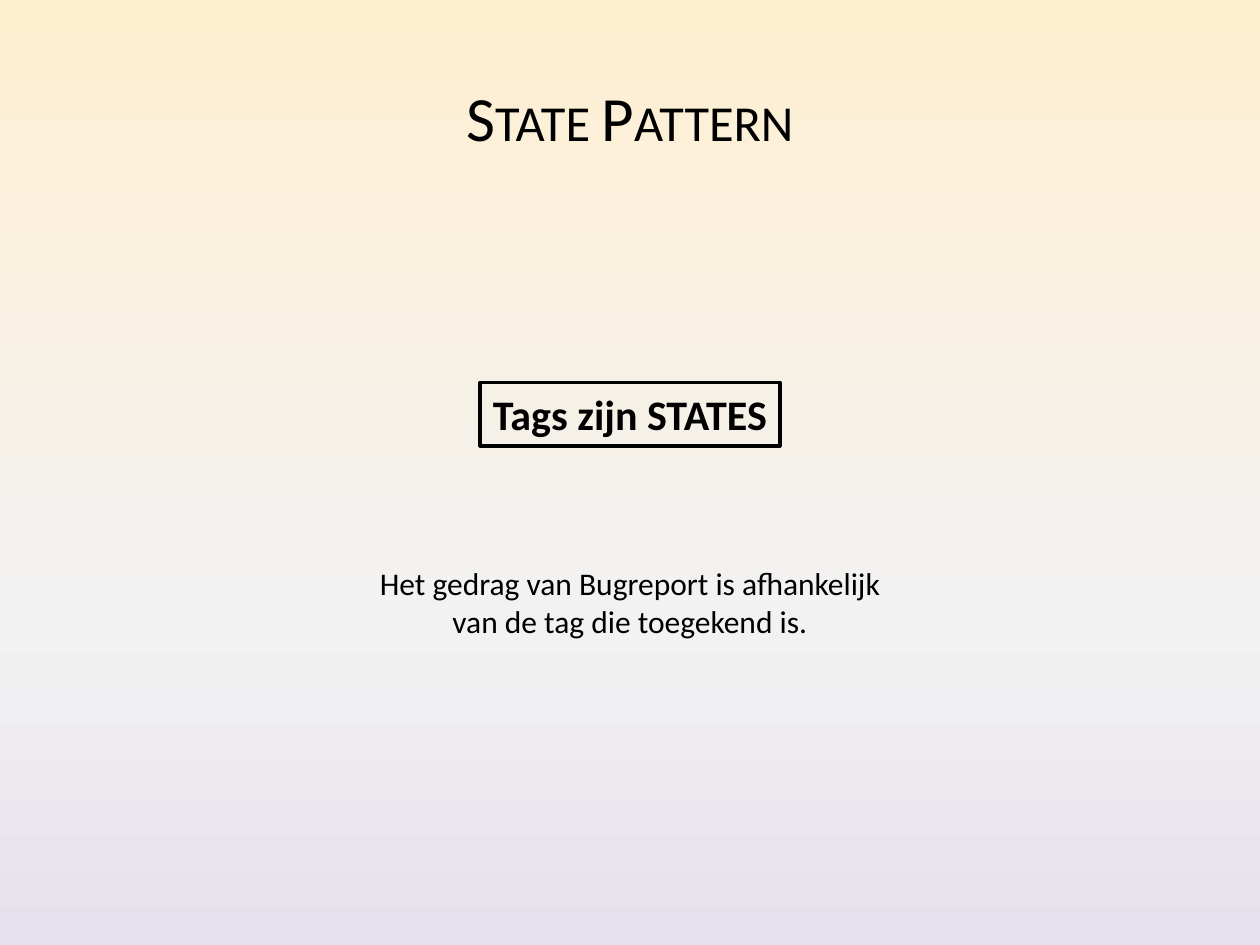
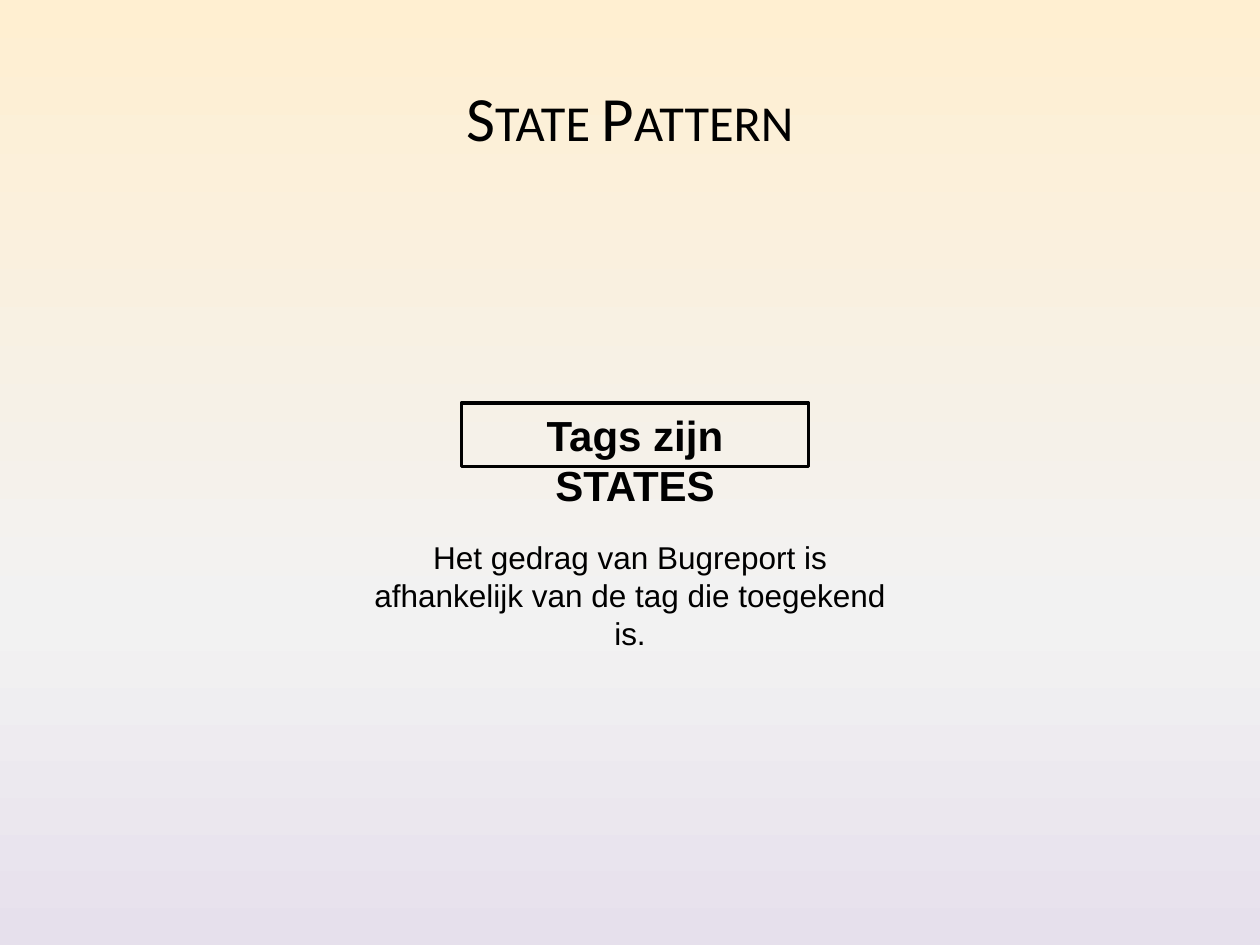
Before and after one commit to Nickelium/Software-Development, a slide deck: slide 7 of Presentaties/Iteratie 2/SWOP Presentatie 2 Inhoud.pptx. Drawn at 1260x945 pixels with LibreOffice and Linux fonts; fonts in the diff are those of the drawing. Boxes give left, top, right and bottom in pixels: in the first picture for what was removed or moved away, otherwise in the second. Text is boxed around its words. In the diff, an @@ line names an element or a change of style, - is before the commit and + after.

```diff
--- a/Presentaties/Iteratie 2/SWOP Presentatie 2 Inhoud.pptx
+++ b/Presentaties/Iteratie 2/SWOP Presentatie 2 Inhoud.pptx
@@ rectangle "Tags zijn STATES" at [461, 403, 809, 466]: font Calibri to Arial @@
@@ rectangle "Tags zijn STATES": place and size @@
-rectangle "Tags zijn STATES" at [480, 383, 780, 446]
+rectangle "Tags zijn STATES" at [461, 403, 809, 466]
@@ text "Het gedrag van Bugreport is ...": place and size @@
-text "Het gedrag van Bugreport is ..." at [380, 573, 880, 639]
+text "Het gedrag van Bugreport is ..." at [374, 546, 885, 613]
@@ text "Het gedrag van Bugreport is ..." at [374, 546, 885, 613]: font Calibri to Arial @@
```
Also in this commit, not shown: 8 other slides changed.
